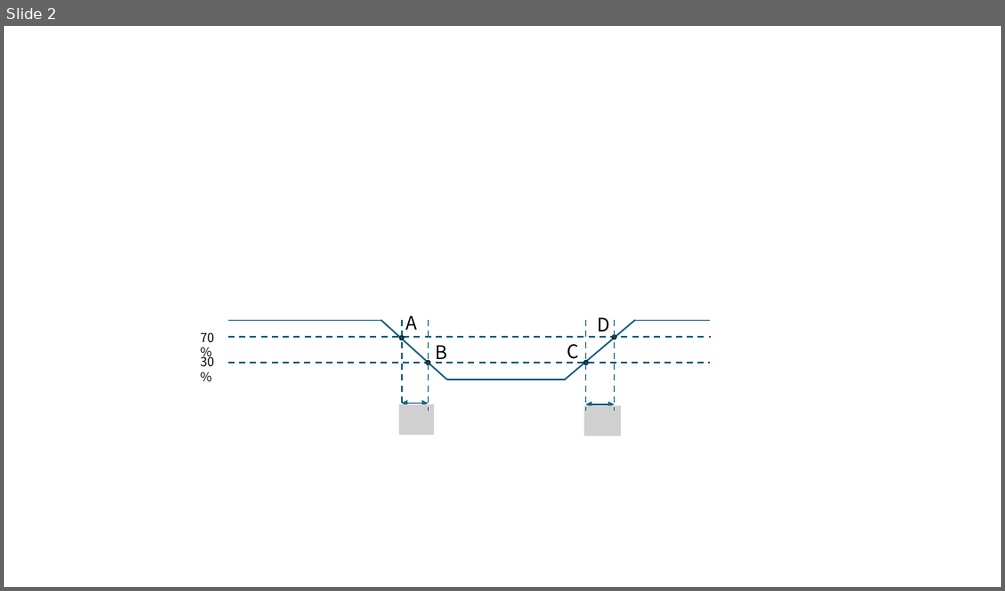
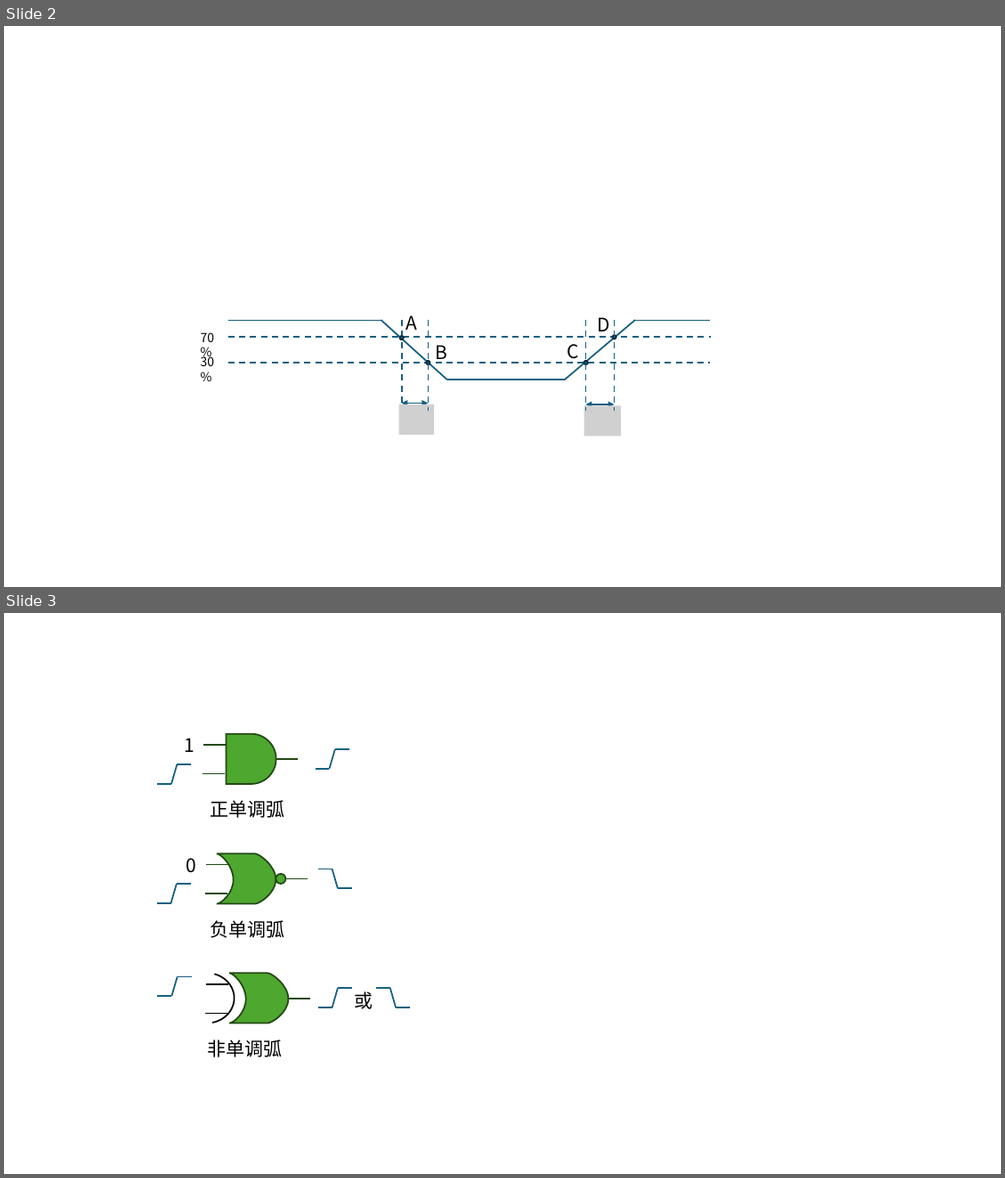
Before and after one commit to Verdvana/Verdvana.github.io, a slide deck: _posts/静态时序分析笔记/静态时序分析笔记pptx.pptx. Shown one above the other, each under a label of ours: slide 2 before the commit, slides 2 and 3 after it. The pictures are 1005x591 and 1005x1178 pixels, drawn with LibreOffice and Linux fonts; fonts in the diff are those of the drawing; grey boxes stand for pictures. Boxes give left, top, right and bottom in pixels: in the first picture for what was removed or moved away, otherwise in the second. Text is boxed around its words. In the diff, an @@ line names an element or a change of style, - is before the commit and + after.

```diff
--- a/_posts/静态时序分析笔记/静态时序分析笔记pptx.pptx
+++ b/_posts/静态时序分析笔记/静态时序分析笔记pptx.pptx
@@ slide 3 added at bbox=[4, 613, 1001, 1174], background #FFFFFF @@
@@ text added at bbox=[185, 738, 195, 752], 18 pt, text #000000 @@
+1
@@ line added from (171, 784) to (177, 765), #156082 1.5 pt @@
@@ line added from (177, 765) to (191, 765), #156082 1.5 pt @@
@@ group added at bbox=[202, 734, 298, 784]: 3 lines, 1 flow chart delay @@
@@ line added from (316, 769) to (329, 769), #156082 1.5 pt @@
@@ line added from (329, 769) to (335, 749), #156082 1.5 pt @@
@@ line added from (335, 749) to (349, 749), #156082 1.5 pt @@
@@ line added from (157, 784) to (171, 784), #156082 1.5 pt @@
@@ text added at bbox=[210, 800, 285, 818], 18 pt, text #000000 @@
+正单调弧
@@ text added at bbox=[186, 858, 197, 873], 18 pt, text #000000 @@
+0
@@ group added at bbox=[205, 854, 308, 904]: 3 lines, 1 freeform shape, 1 ellipse @@
@@ line added from (318, 868) to (332, 868), #156082 1.5 pt @@
@@ line added from (332, 868) to (338, 888), #156082 1.5 pt @@
@@ line added from (156, 903) to (170, 903), #156082 1.5 pt @@
@@ line added from (170, 903) to (177, 884), #156082 1.5 pt @@
@@ line added from (177, 884) to (191, 884), #156082 1.5 pt @@
@@ line added from (338, 888) to (352, 888), #156082 1.5 pt @@
@@ text added at bbox=[210, 920, 285, 938], 18 pt, text #000000 @@
+负单调弧
@@ line added from (171, 996) to (178, 976), #156082 1.5 pt @@
@@ line added from (178, 976) to (192, 976), #156082 1.5 pt @@
@@ line added from (157, 996) to (171, 996), #156082 1.5 pt @@
@@ group added at bbox=[179, 973, 310, 1022]: 3 lines, 1 freeform shape, 1 arc (boxed as its full ellipse) @@
@@ line added from (318, 1007) to (332, 1007), #156082 1.5 pt @@
@@ line added from (332, 1007) to (338, 989), #156082 1.5 pt @@
@@ line added from (338, 989) to (352, 989), #156082 1.5 pt @@
@@ text added at bbox=[355, 991, 373, 1009], 18 pt, text #000000 @@
+或
@@ line added from (376, 989) to (390, 989), #156082 1.5 pt @@
@@ line added from (390, 989) to (396, 1007), #156082 1.5 pt @@
@@ line added from (396, 1007) to (410, 1007), #156082 1.5 pt @@
@@ text added at bbox=[207, 1039, 282, 1057], 18 pt, text #000000 @@
+非单调弧
```
Also in this commit, not shown: 2 other slides added, 1 slide removed, 2 other files.
